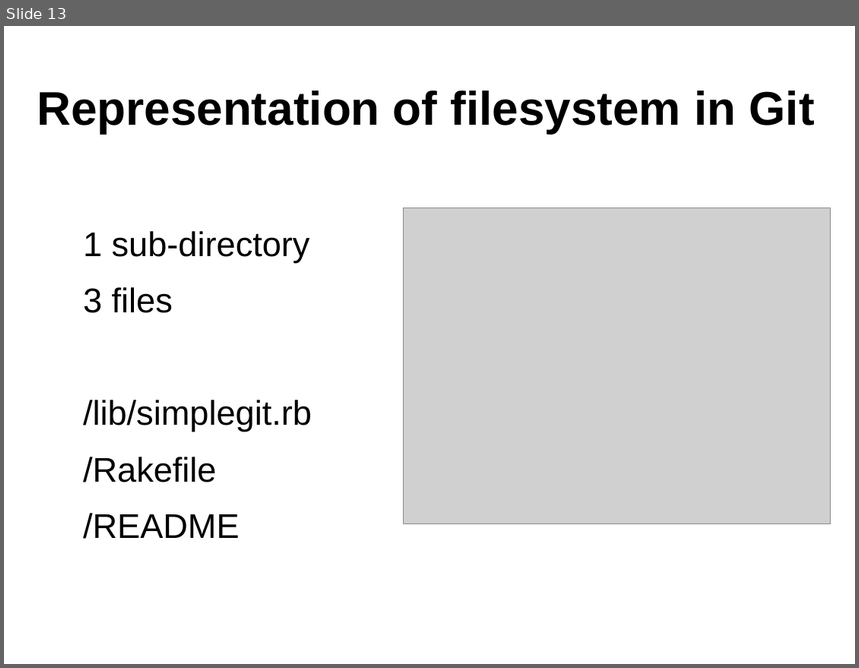
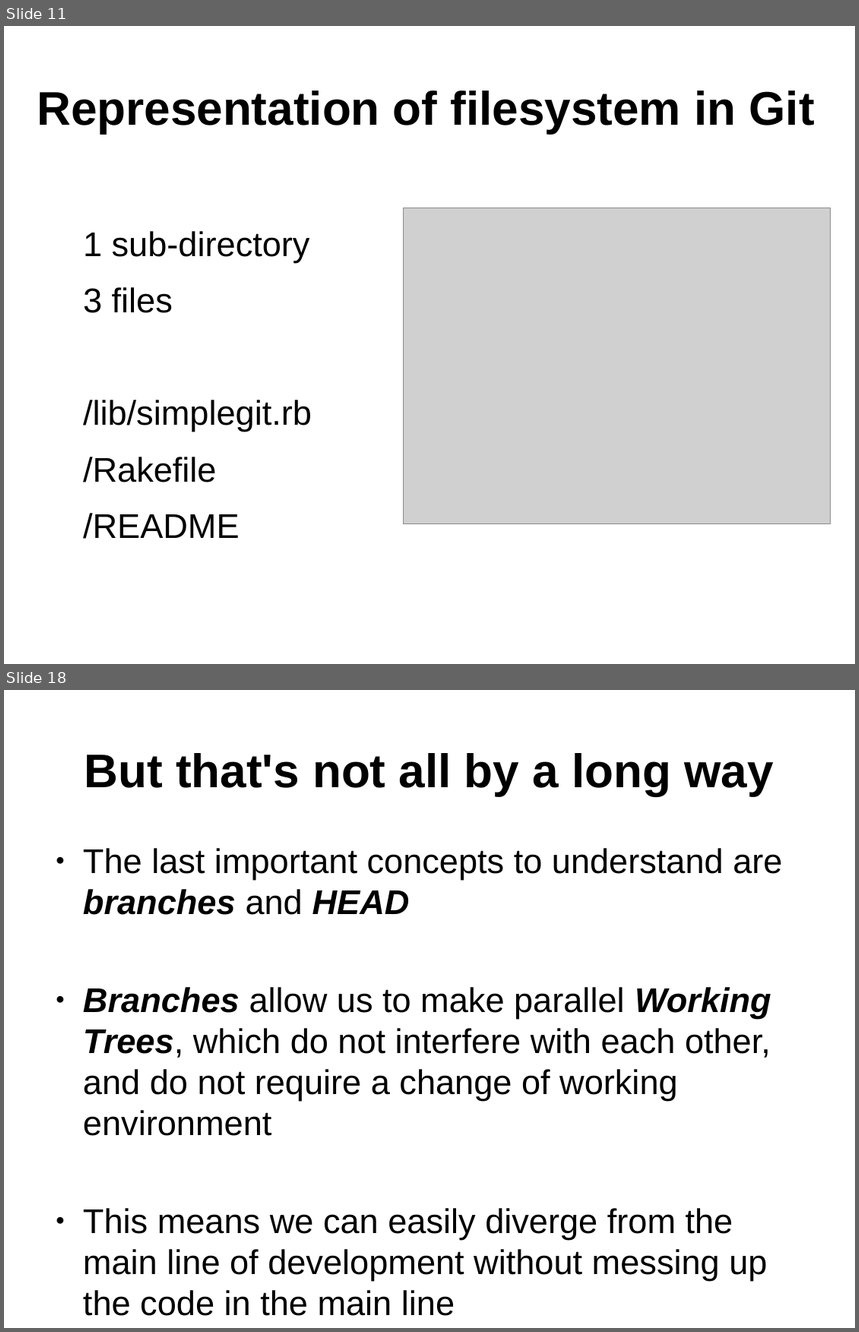
Before and after one commit to ifpingram/soslug, a slide deck: Understanding_Git_and_using_Github.odp. Shown one above the other, each under a label of ours: slide 13 before the commit, slides 11 and 18 after it; the slides between them are not shown. The pictures are 859x668 and 859x1332 pixels, drawn with LibreOffice and Linux fonts; fonts in the diff are those of the drawing; grey boxes stand for pictures. Boxes give left, top, right and bottom in pixels: in the first picture for what was removed or moved away, otherwise in the second. Text is boxed around its words. In the diff, an @@ line names an element or a change of style, - is before the commit and + after.

Commit message:
Added slides for objects + branches

```diff
--- a/Understanding_Git_and_using_Github.odp
+++ b/Understanding_Git_and_using_Github.odp
@@ slide 18 added at (4, 690, 855, 1328), background #FFFFFF @@
@@ title added at (84, 753, 773, 796), 44 pt, text #000000, bold @@
+But that's not all by a long way
@@ text added at (83, 848, 782, 1316), 32 pt, text #000000 @@
+● The last important concepts to understand are branches and HEAD
+● Branches allow us to make parallel Working Trees, which do not interfere with each other, and do not require a change of working environment
+● This means we can easily diverge from the main line of development without messing up the code in the main line
@@ what was slide 13 is now slide 11 @@
```
Also in this commit, not shown: 6 slides changed, 5 other slides added.
